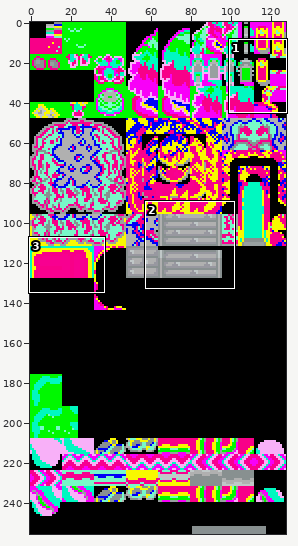
Sprite sheet, stored at resources/tilesets/0/gTileset_General_Tiles_Pal2.png. The first picture is a wide view before the edit; the outline marks the close-up.
Close-up. As it was:
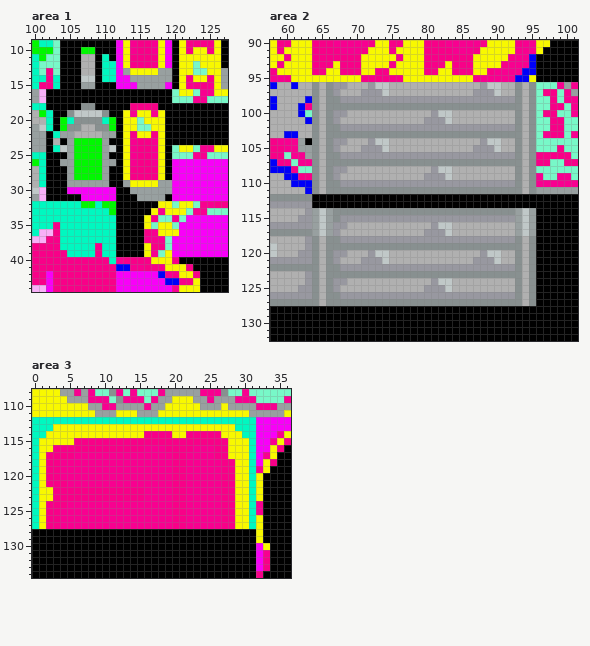
The file is 128x256 pixels. Shown: area 1: x 100..127, y 9..44; area 2: x 58..101, y 90..132; area 3: x 0..36, y 108..134.
Now the later version:
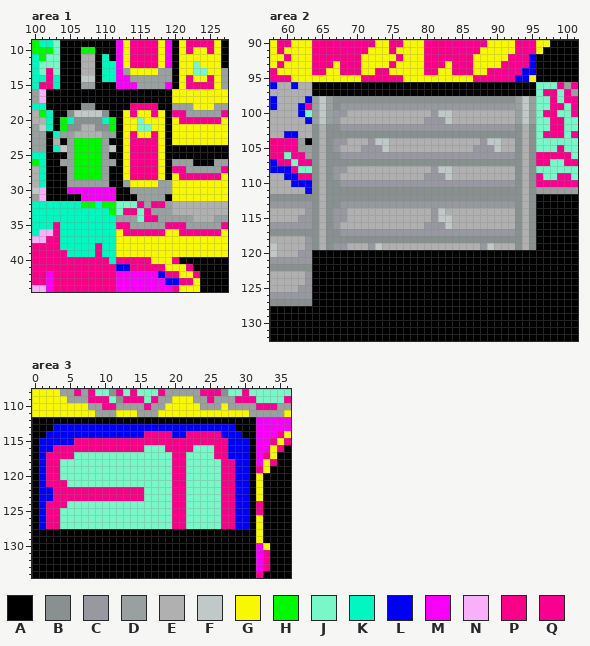
Palette (. is transparent): A #000000  B #889090  C #9898a0  D #98a0a0  E #b0b0b0  F #c0c8c8  G #f8f800  H #00f800  J #78f8c8  K #00f8c0  L #0000f8  M #f800f8  N #f8b0f8  P #f80088  Q #f80090
From old to new:
Area 1:
y 16: x 120 J -> G; x 123..125 JQQ -> GGG
y 17: x 120..127 JJJQQJJJ -> GGGGGGGG
y 18: x 120..127 AAAAAAAA -> DDDGGGDD
y 19: x 120..127 AAAAAAAA -> QQDDDDDQ
y 20: x 120..127 AAAAAAAA -> GQQQQQQG
y 21..23: x 120..127 AAAAAAAA -> GGGGGGGG
y 24: x 120..127 JGGJQQGG -> AAAAAAAA
y 25: x 120..127 JJJQQJJJ -> AAAAAAAA
y 26: x 120..127 MMMMMMMM -> DDDAAADD
y 27: x 120..127 MMMMMMMM -> QQDDDDDQ
y 28: x 120..127 MMMMMMMM -> GQQQQQQG
y 29..31: x 120..127 MMMMMMMM -> GGGGGGGG
y 32: x 112..127 AAAAAAGGJGGJQQPP -> JJJQDQQDEEEEEEEE
y 33: x 112..127 AAAAAGQGGGJQQJJJ -> JPPJQDDDEEEEEEEE
y 34: x 112..127 AAAAGPJJQJMMMMMM -> DDDJQQDDDDDEEEDD
y 35: x 112..127 AAAAGJGGJMMMMMMM -> QQDDDDDQQQDDDDDQ
y 36: x 112..116 AAAAP -> GQQQQ; x 118 G -> Q; x 121..127 MMMMMMM -> QQQQQQG
y 37: x 112..127 AAAAQQQJMMMMMMMM -> GGGGGGGGGGGGGGGG
y 38: x 112..115 AAAA -> GGGG; x 117..127 PPJMMMMMMMM -> GGGGGGGGGGG
y 39: x 112..115 AAAA -> GGGG; x 117..118 QJ -> GG; x 120..127 MMMMMMMM -> GGGGGGGG
Area 2:
y 96: x 64..95 BEBCCEEECFFEEEEEEEEEEEEECFFEEBEB -> AAAAAAAAAAAAAAAAAAAAAAAAAAAAAAAA
y 97: x 64..95 BEBCEEECCCFEEEEEEEEEEEECCCFEEBEB -> AAAAAAAAAAAAAAAAAAAAAAAAAAAAAAAA
y 98: x 64..66 BEB -> DFD; x 68..95 CCCCCCCCCCCCCCCCCCCCCCCCCBEB -> BBBBBBBBBBBBBBBBBBBBBBBBBDFD
y 99: x 64..66 BEB -> DFD; x 68..95 BBBBBBBBBBBBBBBBBBBBBBBBBBEB -> CCCCCCCCCCCCCCCCCCCCCCCCCDFD
y 100..101: x 64..66 BEB -> DFD; x 93..95 BEB -> DFD
y 112: x 64..95 AAAAAAAAAAAAAAAAAAAAAAAAAAAAAAAA -> BEBBBBBBBBBBBBBBBBBBBBBBBBBBBBEB
y 113: x 64..95 AAAAAAAAAAAAAAAAAAAAAAAAAAAAAAAA -> BEBBCCCCCCCCCCCCCCCCCCCCCCCCCBEB
y 114: x 64..95 DFDBBBBBBBBBBBBBBBBBBBBBBBBBBDFD -> BEBCCEEEEEEEEEEEECFEEEEEEEEEEBEB
y 115: x 64..67 DFDB -> BEBC; x 69..80 CCCCCCCCCCCC -> EEEEEEEEEEEE; x 82..95 CCCCCCCCCCCDFD -> FFEEEEEEEEEBEB
y 116: x 64..66 DFD -> BEB; x 68 C -> E; x 80 E -> C; x 82 F -> C; x 93..95 DFD -> BEB
y 117: x 64..79 DFDCEEEEEEEEEEEE -> BEBBCCCCCCCCCCCC; x 83..95 FEEEEEEEEEDFD -> CCCCCCCCCCBEB
y 118: x 68..92 CCCCCCCCCCCCCCCCCCCCCCCCC -> BBBBBBBBBBBBBBBBBBBBBBBBB
y 119: x 67..92 BBBBBBBBBBBBBBBBBBBBBBBBBB -> CCEEECFEEEEEEEEEEEEEECFEEE
y 120: x 64..95 BEBCCEEECFFEEEEEEEEEEEEECFFEEBEB -> AAAAAAAAAAAAAAAAAAAAAAAAAAAAAAAA
y 121: x 64..95 BEBCEEECCCFEEEEEEEEEEEECCCFEEBEB -> AAAAAAAAAAAAAAAAAAAAAAAAAAAAAAAA
y 122: x 64..95 BEBBCCCCCCCCCCCCCCCCCCCCCCCCCBEB -> AAAAAAAAAAAAAAAAAAAAAAAAAAAAAAAA
y 123: x 64..95 BEBBBBBBBBBBBBBBBBBBBBBBBBBBBBEB -> AAAAAAAAAAAAAAAAAAAAAAAAAAAAAAAA
y 124: x 64..95 BEBCCEEEEEEEEEEEECFFEEEEEEEEEBEB -> AAAAAAAAAAAAAAAAAAAAAAAAAAAAAAAA
y 125: x 64..95 BEBCEEEEEEEEEEEECCCFEEEEEEEEEBEB -> AAAAAAAAAAAAAAAAAAAAAAAAAAAAAAAA
y 126: x 64..95 BEBBCCCCCCCCCCCCCCCCCCCCCCCCCBEB -> AAAAAAAAAAAAAAAAAAAAAAAAAAAAAAAA
y 127: x 64..95 BEBBBBBBBBBBBBBBBBBBBBBBBBBBBBEB -> AAAAAAAAAAAAAAAAAAAAAAAAAAAAAAAA
Area 3:
y 112: x 0..31 KKKKKKKKKKKKKKKKKKKKKKKKKKKKKKKK -> AAAAAAAAAAAAAAAAAAAAAAAAAAAAAAAA
y 113: x 0..31 KKKGGGGGGGGGGGGGGGGGGGGGGGGGGKKK -> AAALLLLLLLLLLLLLLLLLLLLLLLLLLAAA
y 114: x 0..15 KKGGGGGGGGGGGGGG -> AALLLLLLLLLLLLLL; x 20..21 GG -> LL; x 27..31 GGGKK -> LLLAA
y 115: x 0..5 KGGGGG -> ALLLLL; x 28..31 GGGK -> LLLA
y 116: x 0..2 KGG -> ALL; x 16..18 QQQ -> JJJ; x 23..25 QQQ -> JJJ; x 28..31 GGGK -> LLLA
y 117: x 0..1 KG -> AL; x 6..19 QQQQQQQQQQQQQQ -> JJJJJJJJJJJJJJ; x 22..25 QQQQ -> JJJJ; x 28..31 GGGK -> LLLA
y 118..120: x 0..1 KG -> AL; x 4..19 QQQQQQQQQQQQQQQQ -> JJJJJJJJJJJJJJJJ; x 22..26 QQQQQ -> JJJJJ; x 29..31 GGK -> LLA
y 121: x 0..1 KG -> AL; x 5..19 QQQQQQQQQQQQQQQ -> JJJJJJJJJJJJJJJ; x 22..26 QQQQQ -> JJJJJ; x 29..31 GGK -> LLA
y 122..123: x 0..2 KGG -> ALL; x 16..19 QQQQ -> JJJJ; x 22..26 QQQQQ -> JJJJJ; x 29..31 GGK -> LLA
y 124: x 0..1 KG -> AL; x 5..19 QQQQQQQQQQQQQQQ -> JJJJJJJJJJJJJJJ; x 22..26 QQQQQ -> JJJJJ; x 29..31 GGK -> LLA
y 125..127: x 0..1 KG -> AL; x 4..19 QQQQQQQQQQQQQQQQ -> JJJJJJJJJJJJJJJJ; x 22..26 QQQQQ -> JJJJJ; x 29..31 GGK -> LLA
Changed places in both close-ups, as pixel boxes (x1, y1, x2, y2):
changed: (116, 89, 228, 257)
changed: (312, 82, 536, 124)
changed: (312, 194, 536, 306)
changed: (32, 417, 256, 529)
